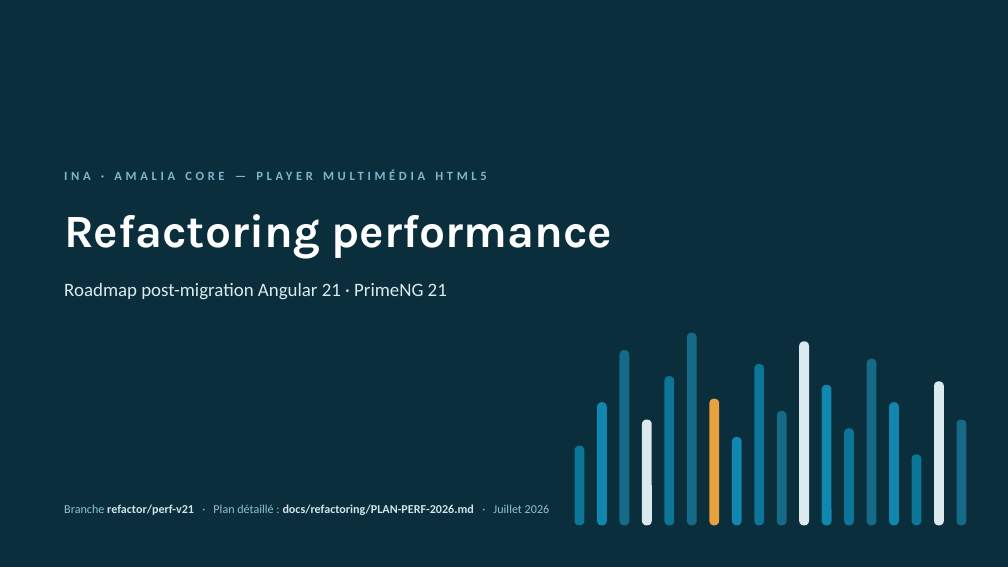
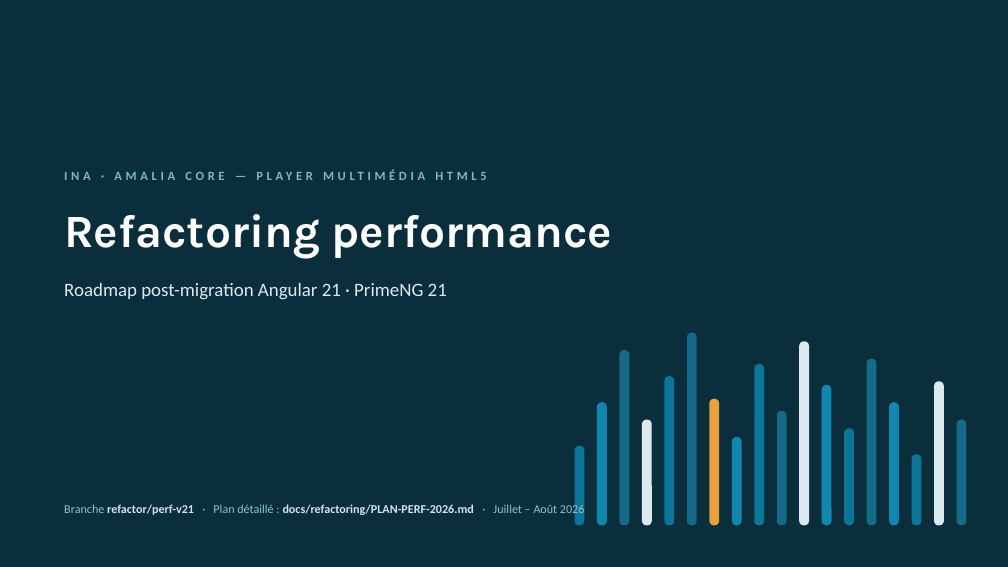
Before and after one commit to ina-foss/amalia.js_v2, a slide deck: slide 1 of docs/refactoring/ROADMAP-PERF-2026.pptx. Drawn at 1008x567 pixels with LibreOffice and Linux fonts; fonts in the diff are those of the drawing. Boxes give left, top, right and bottom in pixels: in the first picture for what was removed or moved away, otherwise in the second. Text is boxed around its words. In the diff, an @@ line names an element or a change of style, - is before the commit and + after.

```diff
--- a/docs/refactoring/ROADMAP-PERF-2026.pptx
+++ b/docs/refactoring/ROADMAP-PERF-2026.pptx
@@ text at [64,503,584,517]: text changed @@
-Branche refactor/perf-v21 · Plan détaillé : docs/refactoring/PLAN-PERF-2026.md · Juillet 2026
+Branche refactor/perf-v21 · Plan détaillé : docs/refactoring/PLAN-PERF-2026.md · Juillet – Août 2026
```
Also in this commit, not shown: 5 other slides changed, 1 other file.
